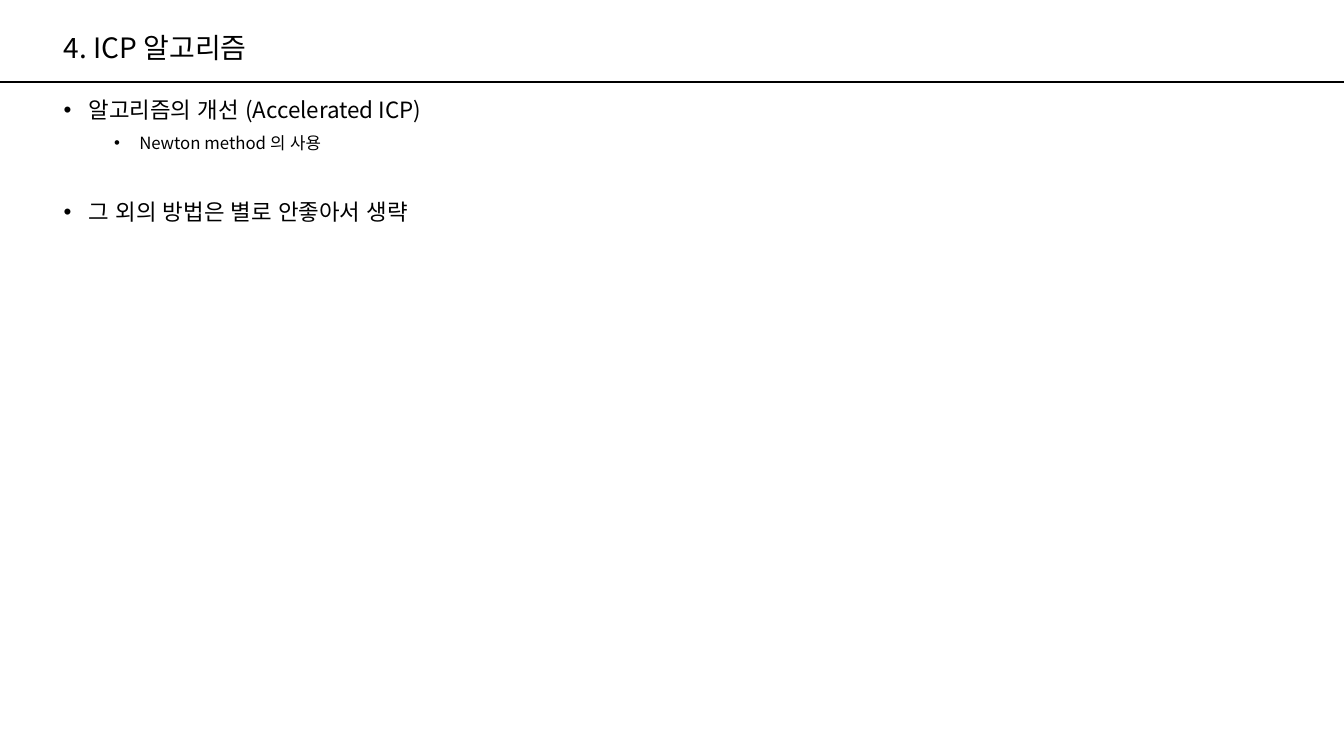
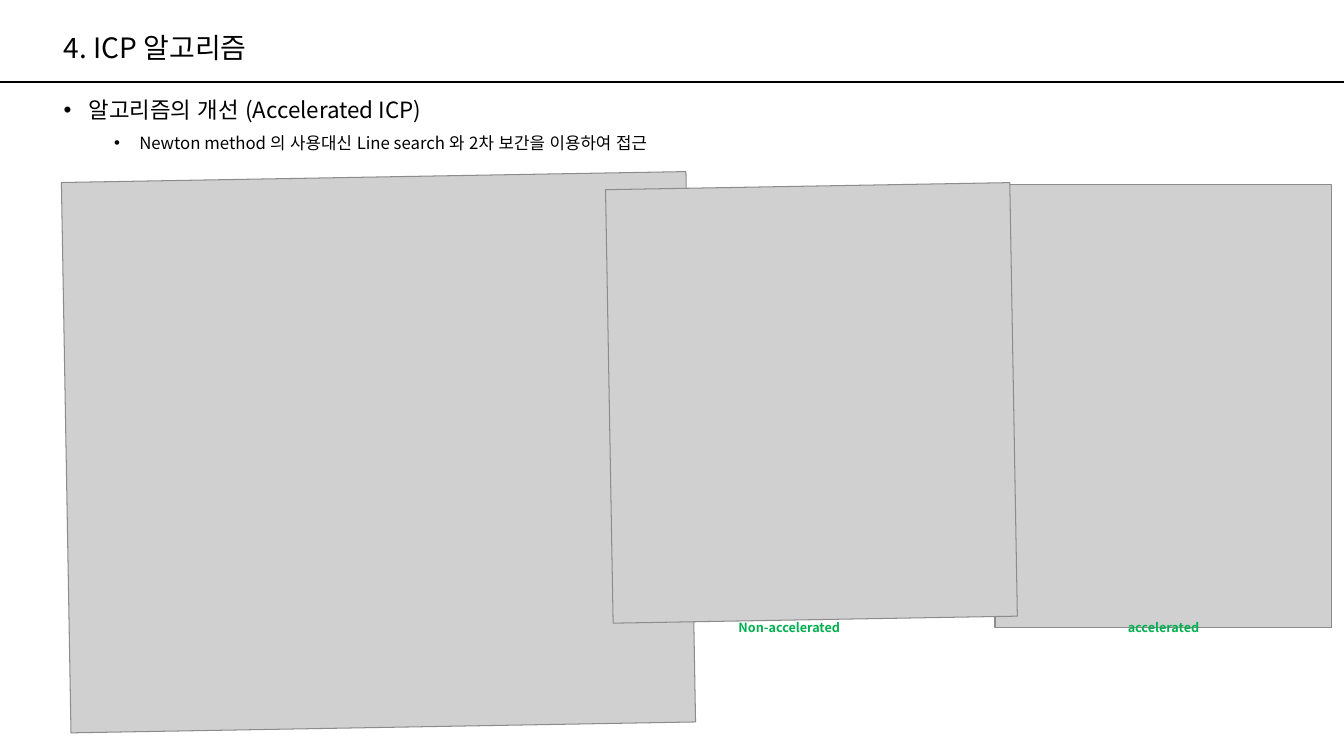
Before and after one commit to PeterykSong/PeterykSong.github.io, a slide deck: slide 10 of _robotics/_materials/A Method for Registration of 3-D Shapes.pptx. Drawn at 1344x756 pixels with LibreOffice and Linux fonts; fonts in the diff are those of the drawing; grey boxes stand for pictures. Boxes give left, top, right and bottom in pixels: in the first picture for what was removed or moved away, otherwise in the second. Text is boxed around its words. In the diff, an @@ line names an element or a change of style, - is before the commit and + after.

```diff
--- a/_robotics/_materials/A Method for Registration of 3-D Shapes.pptx
+++ b/_robotics/_materials/A Method for Registration of 3-D Shapes.pptx
@@ text at <box>139,135,647,151</box>: text changed @@
-  • Newton method 의 사용
-• 그 외의 방법은 별로 안좋아서 생략
+  • Newton method 의 사용대신 Line search 와 2차 보간을 이용하여 접근
@@ picture added at <box>62,172,696,733</box> @@
@@ picture added at <box>605,183,1017,624</box> @@
@@ picture added at <box>995,186,1332,628</box> @@
@@ text added at <box>738,619,840,632</box>, 9 pt, text #00B050, bold @@
+Non-accelerated
@@ text added at <box>1128,622,1199,636</box>, 9 pt, text #00B050, bold @@
+accelerated
```
Also in this commit, not shown: 4 other slides changed, 6 slides added, 3 slides removed.
